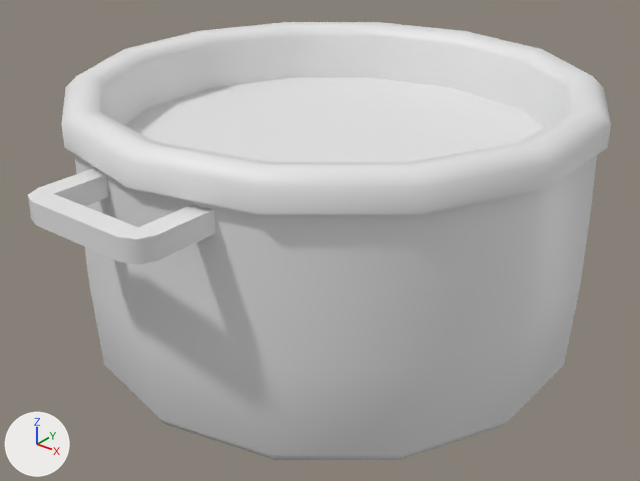
What one commit did to the glTF model assets/models/Items/Pots/Pot_water/Pot_water.glb.
Rendered twice from a camera (50 mm lens) standing at (0.423, -0.547, 0.301) and looking at (-0.001, -0.018, -0.027). Arrows for +X, +Y and +Z are at lower left; the lights stay in place. The first picture is the older version.

The first picture shows 'Pot_water'.
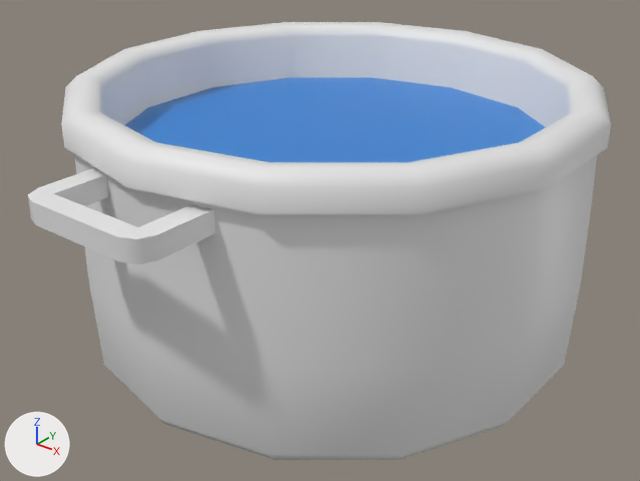
The newer file is also turned or shifted as a whole; pictures and numbers use the older file's frame.

The change, as a list of edits to the scene's bpy script:
```text
Change mat_water1:
    mat_water1.base_color: (0.8, 0.8, 0.8) -> (0.0338, 0.28, 0.8)  # white #e7e7e7 -> blue #3490e7
    mat_water1.alpha: 1.0 -> 0.8
```

Location of each change, (x1, y1, x2, y2) in pixels of the pictures (640 x 481 px):
'Pot_water', recoloured, surface changed
    both: (98, 31, 573, 166)
